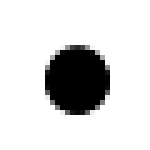
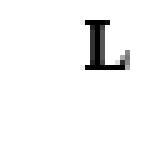
Before/after of a 150 × 150 layered artwork. What changed in the layer stack:
removed layer "Layer 2" over (45, 45, 110, 115)
added layer "L" above "Shape 1" over (80, 20, 130, 70)
